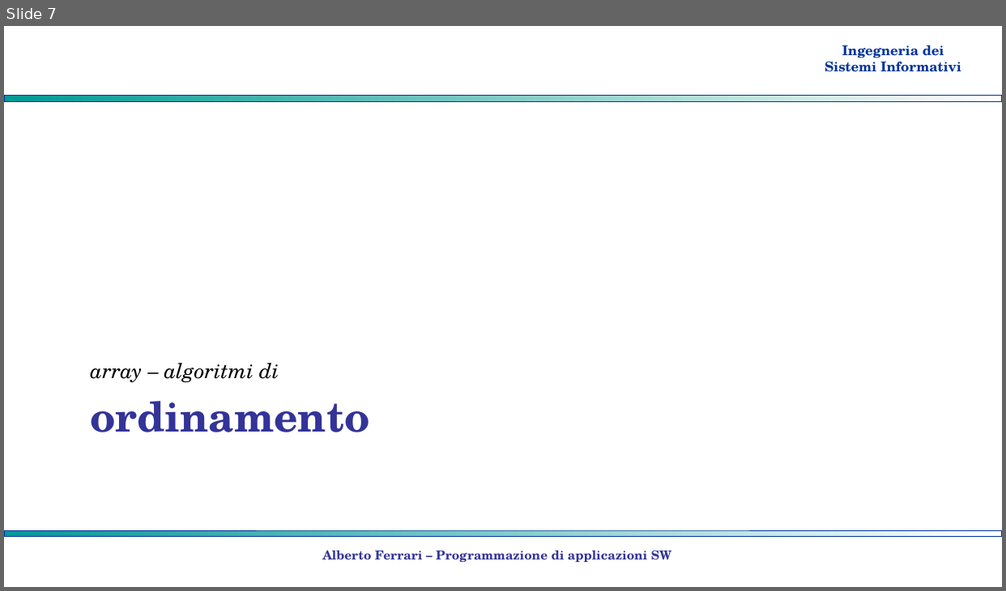
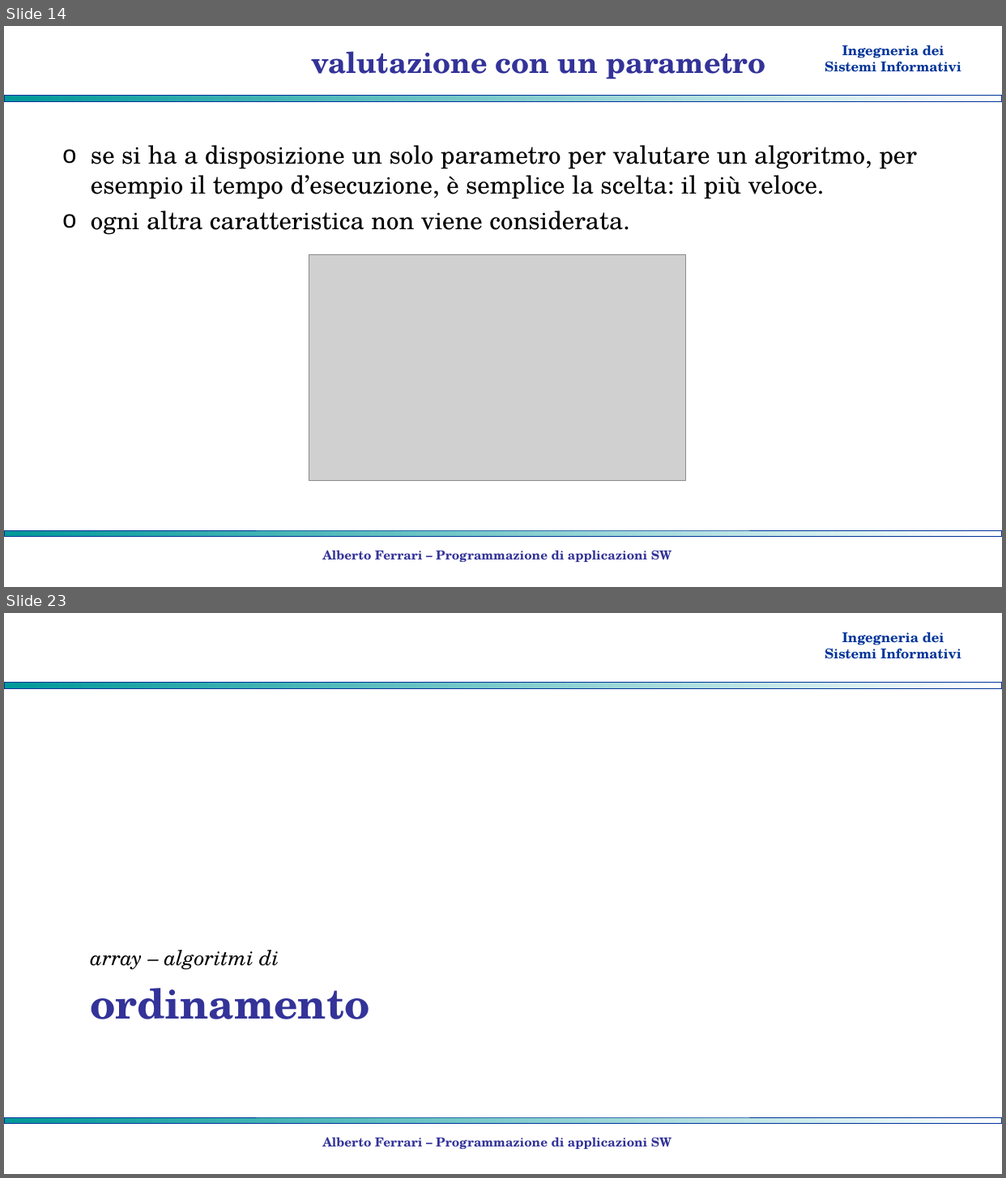
Before and after one commit to albertoferrari/pasw, a slide deck: lezioni/PASW08 - array - ricerca ordinamento.pptx. Shown one above the other, each under a label of ours: slide 7 before the commit, slides 14 and 23 after it; the slides between them are not shown. The pictures are 1006x591 and 1006x1178 pixels, drawn with LibreOffice and Linux fonts; fonts in the diff are those of the drawing; grey boxes stand for pictures; background and template pictures are left out. Boxes give left, top, right and bottom in pixels: in the first picture for what was removed or moved away, otherwise in the second. Text is boxed around its words. In the diff, an @@ line names an element or a change of style, - is before the commit and + after.

```diff
--- a/lezioni/PASW08 - array - ricerca ordinamento.pptx
+++ b/lezioni/PASW08 - array - ricerca ordinamento.pptx
@@ slide 14 added at (x1=4, y1=26, x2=1002, y2=587), background #FFFFFF; not listed: 3 template elements that a slide beside it also shows @@
@@ title added at (x1=311, y1=51, x2=765, y2=79), 28 pt, text #333399, bold @@
+valutazione con un parametro
@@ text added at (x1=91, y1=145, x2=917, y2=235), 24 pt, text #000000 @@
+o se si ha a disposizione un solo parametro per valutare un algoritmo, per esempio il tempo d’esecuzione, è semplice la scelta: il più veloce.
+o ogni altra caratteristica non viene considerata.
@@ picture added at (x1=309, y1=255, x2=686, y2=481) @@
@@ text added at (x1=322, y1=550, x2=671, y2=562), 12 pt, text #333399, bold @@
+Alberto Ferrari – Programmazione di applicazioni SW
@@ what was slide 7 is now slide 23 @@
```
Also in this commit, not shown: 14 slides changed, 15 other slides added, 1 other file.
